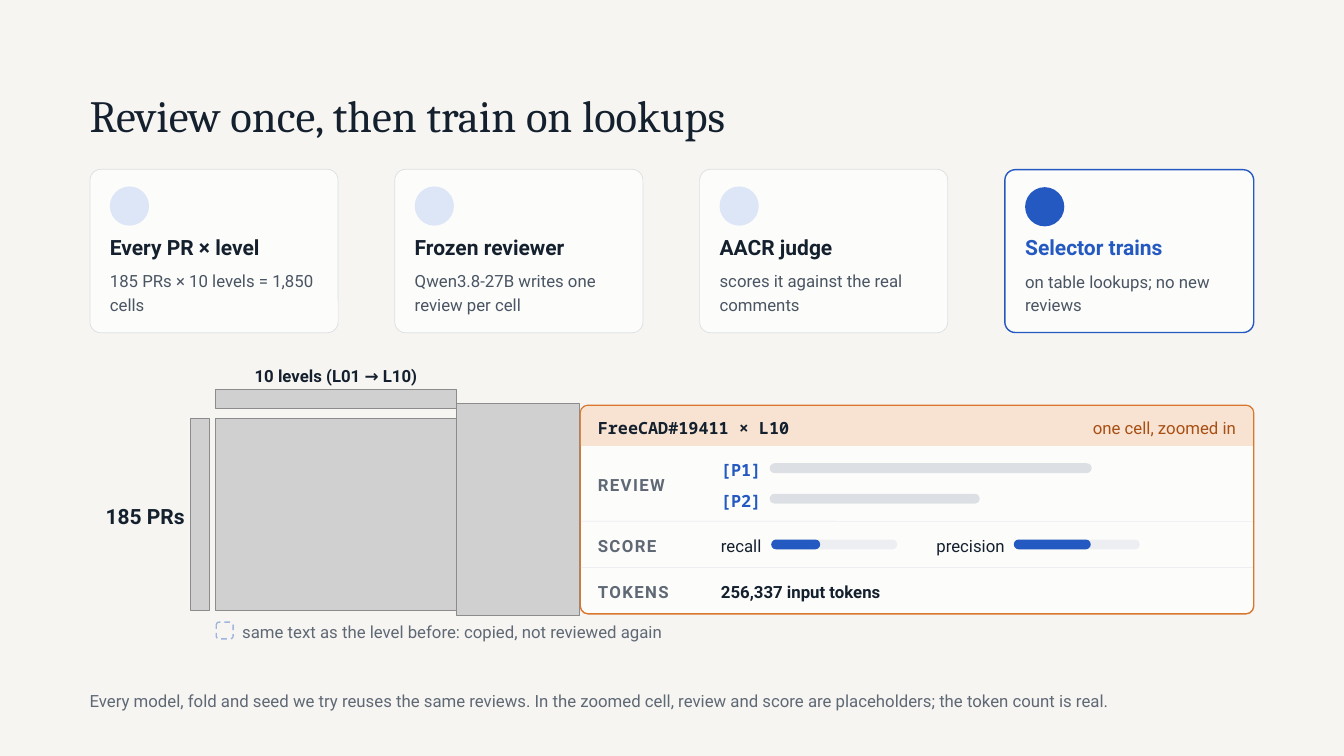
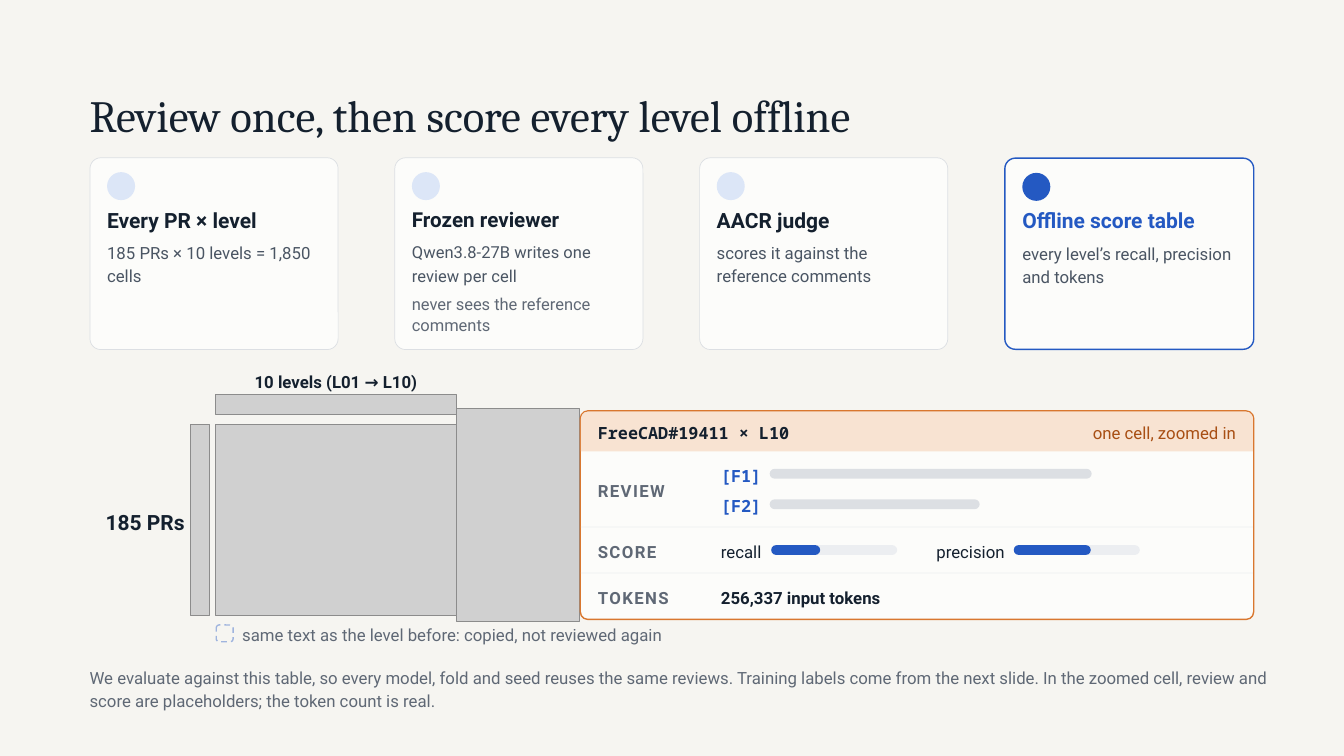
Before and after one commit to michaelsliu3/CS536_Project, a slide deck: slide 10 of Roadmap update since the midpoint.pptx (slide 9 before the commit). Drawn at 1344x756 pixels with LibreOffice and Linux fonts; fonts in the diff are those of the drawing; grey boxes stand for pictures; background and template pictures are left out. Boxes give left, top, right and bottom in pixels: in the first picture for what was removed or moved away, otherwise in the second. Text is boxed around its words. In the diff, an @@ line names an element or a change of style, - is before the commit and + after.

```diff
--- a/Roadmap update since the midpoint.pptx
+++ b/Roadmap update since the midpoint.pptx
@@ title at (90, 100, 850, 142): text changed @@
-Review once, then train on lookups
+Review once, then score every level offline
@@ rounded rectangle: place and size @@
-rounded rectangle at (90, 169, 338, 333)
+rounded rectangle at (90, 158, 338, 350)
@@ rounded rectangle: place and size @@
-rounded rectangle at (110, 187, 149, 226)
+rounded rectangle at (107, 172, 135, 201)
@@ rounded rectangle: place and size @@
-rounded rectangle at (395, 169, 643, 333)
+rounded rectangle at (395, 158, 643, 350)
@@ rounded rectangle: place and size @@
-rounded rectangle at (414, 187, 454, 226)
+rounded rectangle at (412, 172, 441, 201)
@@ proportions changed in 4 elements at (1005, 158, 1254, 350), (90, 158, 338, 350), (395, 158, 643, 350), (700, 158, 948, 350) @@
@@ rounded rectangle: place and size @@
-rounded rectangle at (700, 169, 948, 333)
+rounded rectangle at (700, 158, 948, 350)
@@ rounded rectangle: place and size @@
-rounded rectangle at (720, 187, 759, 226)
+rounded rectangle at (717, 172, 745, 201)
@@ rounded rectangle: place and size @@
-rounded rectangle at (1005, 169, 1254, 333)
+rounded rectangle at (1005, 158, 1254, 350)
@@ rounded rectangle: place and size @@
-rounded rectangle at (1025, 188, 1065, 227)
+rounded rectangle at (1022, 172, 1051, 201)
@@ text "Every PR × level": place and size @@
-text "Every PR × level" at (110, 239, 259, 260)
+text "Every PR × level" at (107, 212, 257, 233)
@@ text "Frozen reviewer": place and size @@
-text "Frozen reviewer" at (415, 239, 565, 256)
+text "Frozen reviewer" at (412, 212, 559, 228)
@@ text "Frozen reviewer" at (412, 212, 559, 228): size 15 to 14.8 pt; line spacing 18pt to 17.7pt @@
@@ text "AACR judge": place and size @@
-text "AACR judge" at (720, 239, 832, 260)
+text "AACR judge" at (717, 212, 829, 233)
@@ text "185 PRs × 10 levels ...": place and size @@
-text "185 PRs × 10 levels ..." at (110, 274, 313, 311)
+text "185 PRs × 10 levels ..." at (107, 246, 310, 282)
@@ text "Qwen3.8-27B writes one review per ...": place and size @@
-text "Qwen3.8-27B writes one review per ..." at (415, 275, 596, 315)
+text "Qwen3.8-27B writes one review per ..." at (412, 246, 590, 286)
@@ text "Qwen3.8-27B writes one review per ..." at (412, 246, 590, 286): size 12 to 11.8 pt; line spacing 16.8pt to 16.6pt @@
@@ text added at (1022, 212, 1195, 228), 15 pt, text #2459C2, bold @@
+Offline score table
@@ text removed at (1025, 239, 1163, 255) @@
-Selector trains
@@ text at (717, 246, 871, 282): text changed @@
-scores it against the real comments
+scores it against the reference comments
@@ text added at (1022, 247, 1231, 283), 12 pt, text #4A5563 @@
+every level’s recall, precision and tokens
@@ text added at (412, 297, 591, 331), 11.8 pt, text #5F6875 @@
+never sees the reference comments
@@ text removed at (1025, 275, 1210, 311) @@
-on table lookups; no new reviews
@@ text removed at (721, 463, 761, 479) @@
-[P1]
@@ text added at (721, 469, 761, 485), 12 pt, text #2459C2, bold @@
+[F1]
@@ text removed at (721, 494, 761, 510) @@
-[P2]
@@ text added at (721, 499, 761, 515), 12 pt, text #2459C2, bold @@
+[F2]
@@ 10 texts, 7 rounded rectangles, 4 pictures, 2 freeform shapes: place and size @@
-10 texts, 7 rounded rectangles, 4 pictures, 2 freeform shapes at (106, 369, 1254, 616)
+10 texts, 7 rounded rectangles, 4 pictures, 2 freeform shapes at (106, 375, 1254, 622)
@@ text at (90, 671, 1267, 711): text changed @@
-Every model, fold and seed we try reuses the same reviews. In the zoomed cell, review and score are placeholders; the token count is real.
+We evaluate against this table, so every model, fold and seed reuses the same reviews. Training labels come from the next slide. In the zoomed cell, review and score are placeholders; the token count is real.
```
Also in this commit, not shown: 4 other slides changed, 2 slides added, 1 slide removed.
